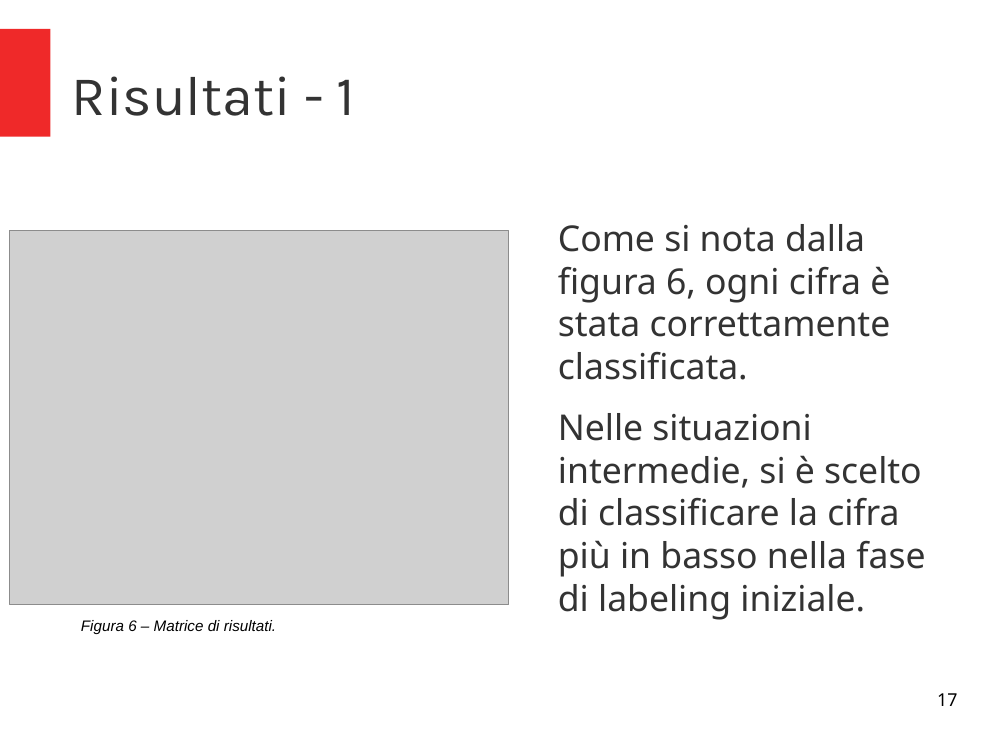
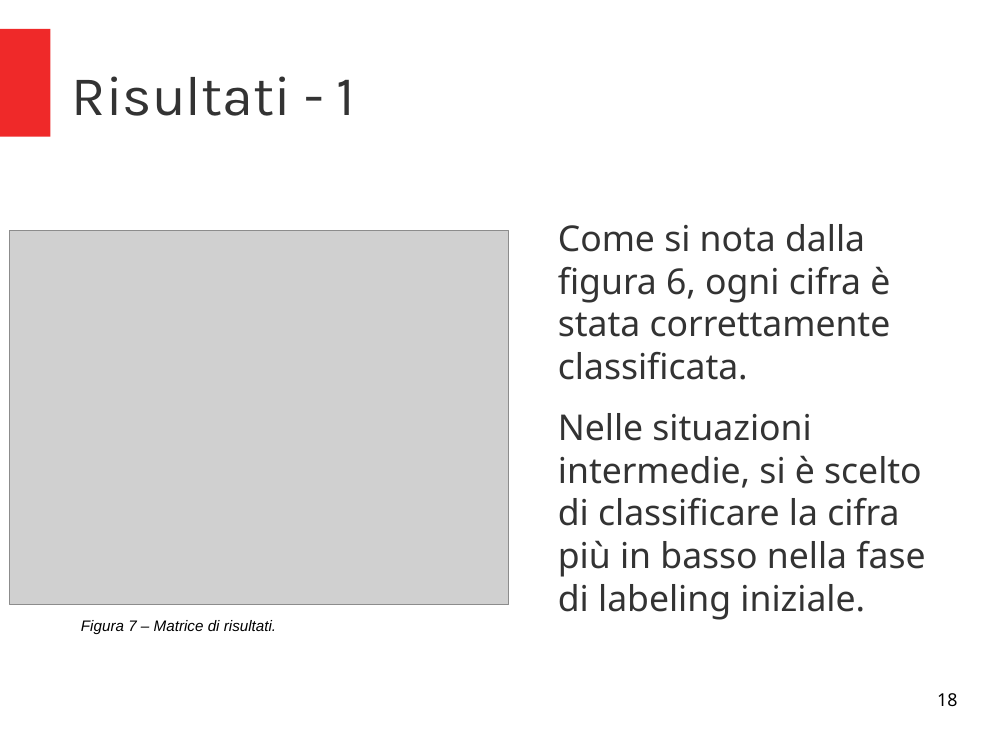
Before and after one commit to micheleFraccaroli/Progetto_IA, a slide deck: slide 18 of Presentazione/Press.odp (slide 17 before the commit). Drawn at 1008x756 pixels with LibreOffice and Linux fonts; fonts in the diff are those of the drawing; grey boxes stand for pictures. Boxes give left, top, right and bottom in pixels: in the first picture for what was removed or moved away, otherwise in the second. Text is boxed around its words. In the diff, an @@ line names an element or a change of style, - is before the commit and + after.

```diff
--- a/Presentazione/Press.odp
+++ b/Presentazione/Press.odp
@@ text at (81, 620, 276, 634): text changed @@
-Figura 6 – Matrice di risultati.
+Figura 7 – Matrice di risultati.
@@ page number at (937, 693, 957, 706): text changed @@
-17
+18
```
Also in this commit, not shown: 6 other slides changed, 2 slides added, 9 other files.
